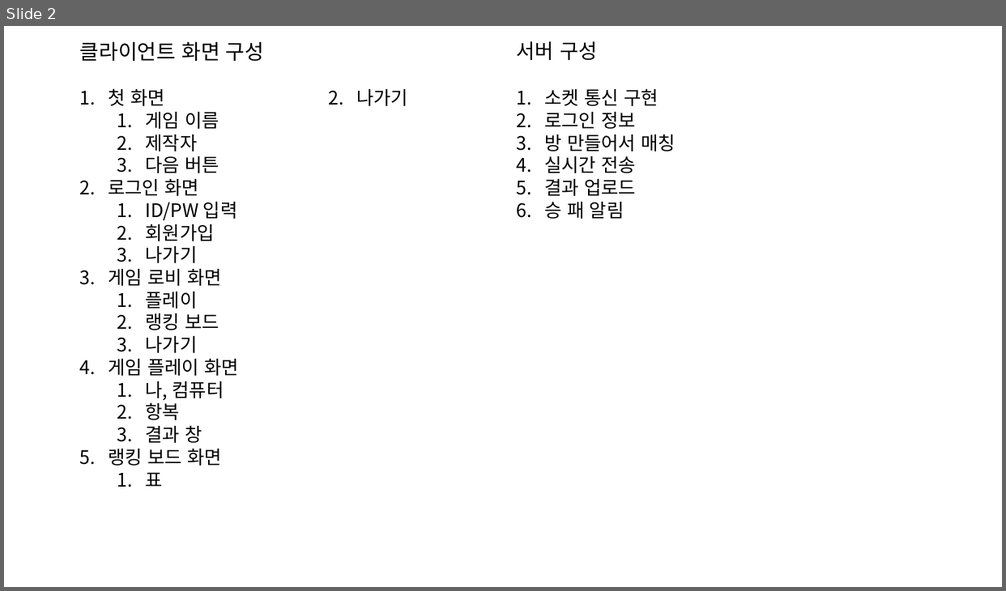
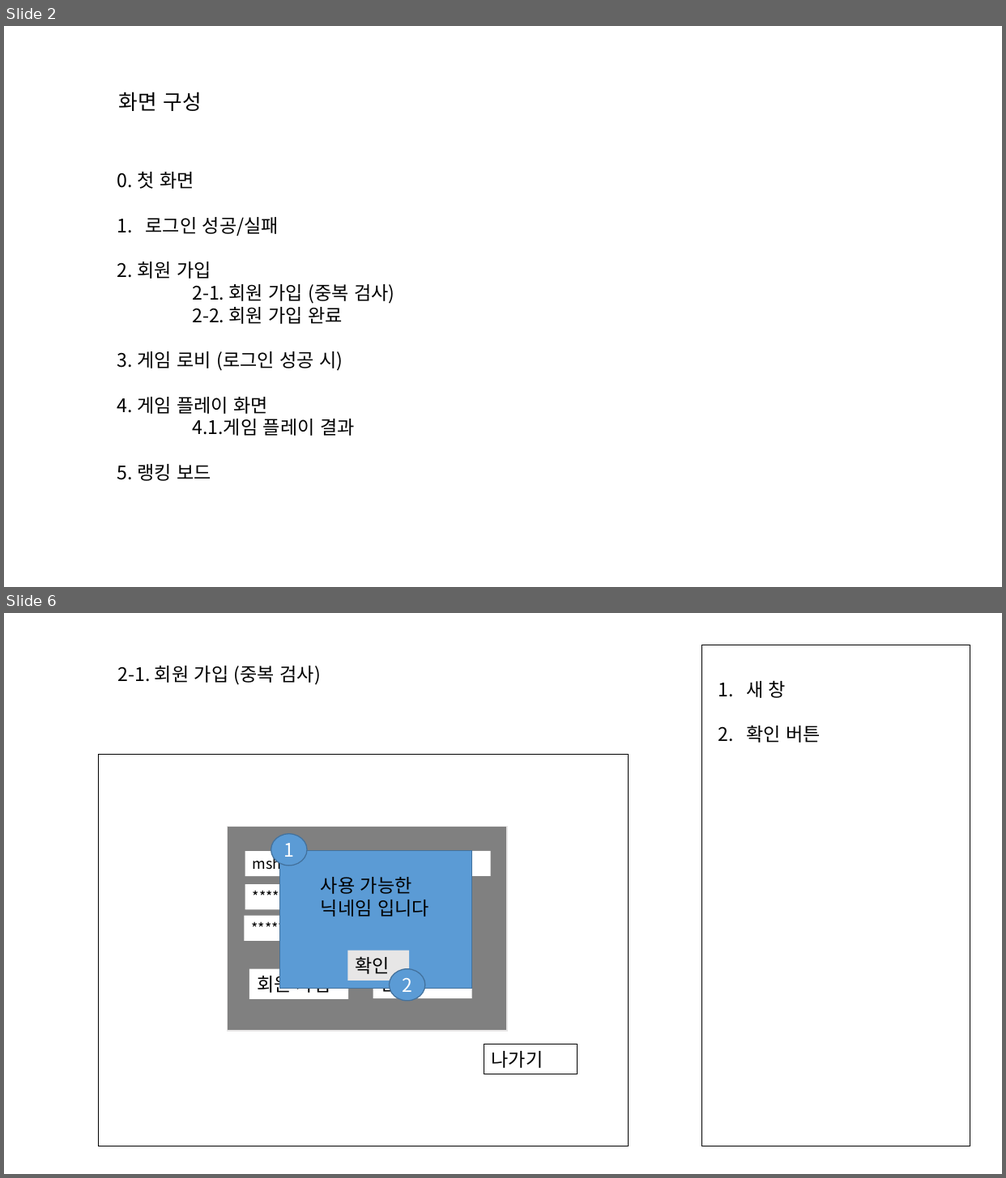
Before and after one commit to Hernameis/rockSissorsPaper_Online, a slide deck: StoryBoard.pptx. Shown one above the other, each under a label of ours: slide 2 before the commit, slides 2 and 6 after it; the slides between them are not shown. The pictures are 1006x591 and 1006x1178 pixels, drawn with LibreOffice and Linux fonts; fonts in the diff are those of the drawing. Boxes give left, top, right and bottom in pixels: in the first picture for what was removed or moved away, otherwise in the second. Text is boxed around its words. In the diff, an @@ line names an element or a change of style, - is before the commit and + after.

```diff
--- a/StoryBoard.pptx
+++ b/StoryBoard.pptx
@@ slide 6 added at (x1=4, y1=613, x2=1002, y2=1174), background #FFFFFF @@
@@ rectangle added at (x1=702, y1=645, x2=970, y2=1146), outline #000000 0.75 pt @@
@@ text added at (x1=118, y1=666, x2=321, y2=685), 18 pt, text #000000 @@
+2-1. 회원 가입 (중복 검사)
@@ text added at (x1=746, y1=680, x2=820, y2=743), 18 pt, text #000000 @@
+1. 새 창
+2. 확인 버튼
@@ rectangle added at (x1=98, y1=755, x2=629, y2=1146), fill #FFFFFF, outline #000000 0.75 pt @@
@@ rectangle added at (x1=227, y1=827, x2=507, y2=1032), fill #808080, outline #E7E6E6 1 pt @@
@@ rectangle added at (x1=245, y1=851, x2=368, y2=876), fill #FFFFFF, 14 pt, text #000000 @@
+msh428
@@ ellipse added at (x1=271, y1=834, x2=307, y2=865), fill #5B9BD5, outline #43739E 1 pt, 18 pt, text #FFFFFF @@
+1
@@ rectangle added at (x1=279, y1=851, x2=472, y2=989), fill #5B9BD5, outline #43739E 1 pt @@
@@ rectangle added at (x1=396, y1=851, x2=491, y2=876), fill #FFFFFF @@
@@ text added at (x1=321, y1=877, x2=429, y2=917), 18 pt, text #000000 @@
+사용 가능한 닉네임 입니다
@@ rectangle added at (x1=245, y1=884, x2=368, y2=910), fill #FFFFFF, 14 pt, text #000000 @@
+********
@@ rectangle added at (x1=245, y1=915, x2=369, y2=941), fill #FFFFFF, 14 pt, text #000000 @@
+********
@@ rectangle added at (x1=347, y1=951, x2=409, y2=981), fill #E7E6E6, 18 pt, text #000000 @@
+확인
@@ rectangle added at (x1=249, y1=969, x2=348, y2=999), fill #FFFFFF, 18 pt, text #000000 @@
+회원 가입
@@ rectangle added at (x1=373, y1=969, x2=472, y2=999), fill #FFFFFF, 18 pt, text #000000 @@
+닫기
@@ ellipse added at (x1=390, y1=969, x2=425, y2=1001), fill #5B9BD5, outline #43739E 1 pt, 18 pt, text #FFFFFF @@
+2
@@ rectangle added at (x1=484, y1=1044, x2=577, y2=1074), outline #000000 0.75 pt, 18 pt, text #000000 @@
+나가기
@@ slide 2 changed as well @@
@@ text removed at (x1=517, y1=41, x2=597, y2=60) @@
-서버 구성
@@ title at (x1=119, y1=92, x2=201, y2=111): text changed @@
-클라이언트 화면 구성
+화면 구성
@@ text removed at (x1=544, y1=89, x2=676, y2=219) @@
-1. 소켓 통신 구현
-2. 로그인 정보
-3. 방 만들어서 매칭
-4. 실시간 전송
-5. 결과 업로드
-6. 승 패 알림
@@ text "0. 첫 화면" at (x1=117, y1=171, x2=394, y2=481): columns 2 to 1 @@
@@ text at (x1=117, y1=171, x2=394, y2=481): text changed @@
-1. 첫 화면
-  1. 게임 이름
-  2. 제작자
-  3. 다음 버튼
-2. 로그인 화면
-  1. ID/PW 입력
-  2. 회원가입
-  3. 나가기
-3. 게임 로비 화면
-  1. 플레이
-  2. 랭킹 보드
-  3. 나가기
-4. 게임 플레이 화면
-  1. 나, 컴퓨터
-  2. 항복
-  3. 결과 창
-5. 랭킹 보드 화면
-  1. 표
-  2. 나가기
+  0. 첫 화면
+  1. 로그인 성공/실패
+  2. 회원 가입
+  2-1. 회원 가입 (중복 검사)
+  2-2. 회원 가입 완료
+  3. 게임 로비 (로그인 성공 시)
+  4. 게임 플레이 화면
+  4.1.게임 플레이 결과
+  5. 랭킹 보드
```
Also in this commit, not shown: 5 other slides changed, 4 other slides added, 8 slides removed, 20 other files.
